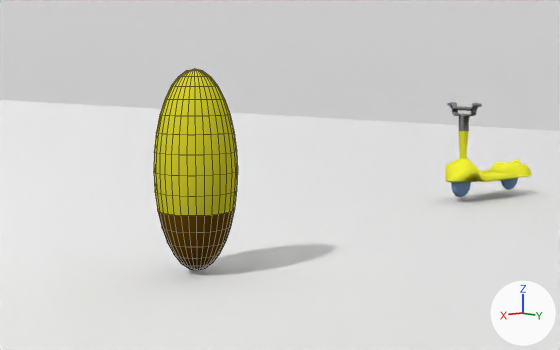
A saved change to the Blender file 04-Shots/KR-ShotSzene5[SteinzeitminionAnimiert].blend.
Rendered twice from a 50 mm camera at (6.72, 3.44, 2.23) aimed at (-0.56, -5.34, 0.83). The lights are fixed; the arrows at lower right show +X, +Y and +Z. Mesh edges are drawn as thin lines on the coarser meshes. The same objects are shown in both versions, whatever each file hides.

In view in the first picture: 'GroupPlane', 'RollerAnimiert', 'SteinzeitMinion'.
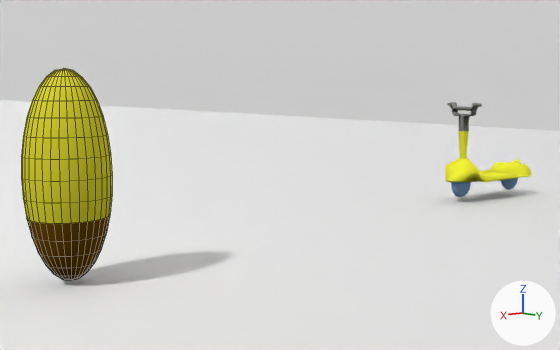
Commit message: ShotSzene5 bearbeitet
Den Absprung des Steinzeitminions verbessert

Pixel boxes (x1, y1, x2, y2) of what changed, in the pictures (560 x 350 px):
'SteinzeitMinion', moved: before (154, 69, 238, 270); after (21, 68, 112, 280)

What changed in the scene script:
```text
Change ob_steinzeitminion:
    ob_steinzeitminion.location: (1.82, -3.97, 1.19) -> (3.15, -4.47, 1.19)
```
